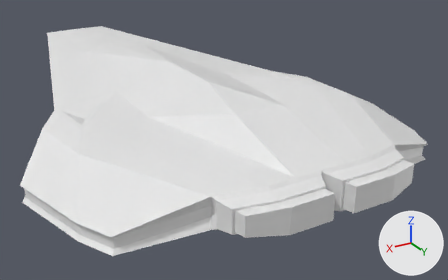
Renders of the FBX model Assets/Models/Arrow.fbx from each side of a commit.
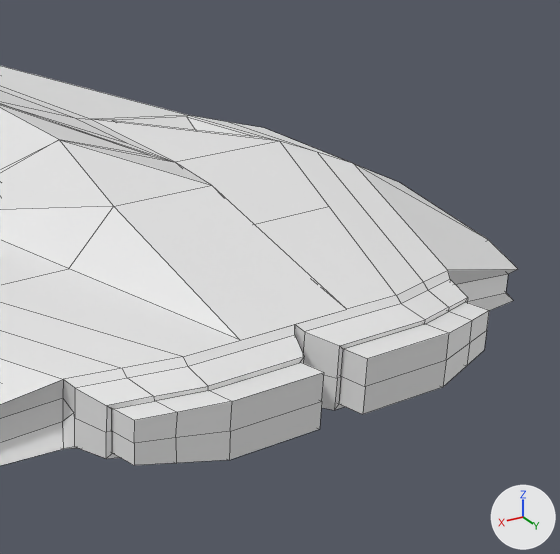
Each version is shown whole from a 50 mm lens placed at (3.29, 6.69, 2.62), pointed at (-0.54, 0.31, -0.57), then close up on the part from 40% to 100% of the width and 6% to 100% of the height. The axes (+X, +Y, +Z) are drawn at lower right. The lights are the same throughout. The close-ups show mesh edges as thin lines. Where no turn or scale is listed for an object, it has been applied to the vertices.

In view in the first close-up: 'CenterLine', 'Cockpit', 'EngineExhaust.001', 'EngineExhaust.002', 'MainHull'.
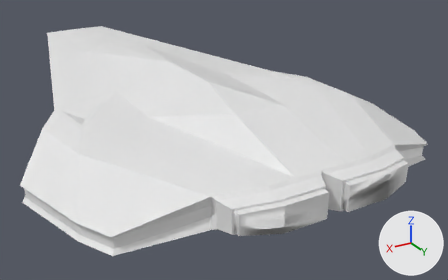
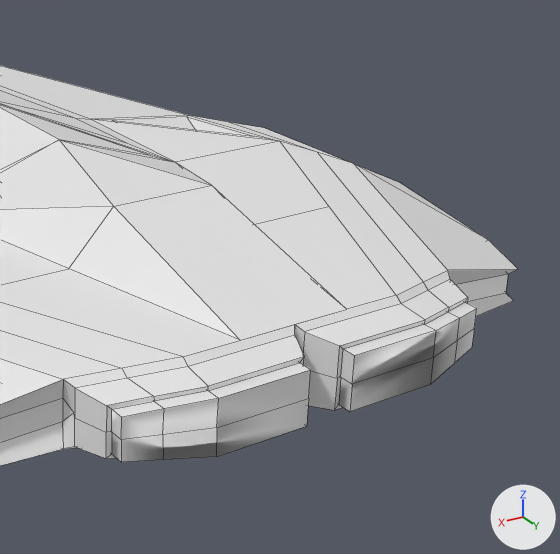
Where the newer file only moved an object's origin or applied its transform, the numbers keep the older frame.

The change, as a list of edits to the scene's bpy script:
```text
Change me_cube_006:
    where me_cube_006.from_pydata(...)  # 24 vertices, 22 faces; spans x -0.506..0.356, y -0.145..0.119, z -0.132..0.132
    used by ob_engineexhaust_002; location = (0.592, 3.058, 0.0)
    verts and faces of me_cube_006; kept vertices keep their numbers, new ones are numbered from 24
    before: 0 (-0.013, -0.027, 0.0), 1 (-0.015, -0.027, 0.132), 2 (-0.015, -0.027, -0.132), 3 (-0.476, -0.027, 0.0), 4 (0.197, -0.094, 0.0)
    before: 5 (0.356, -0.145, 0.0), 6 (0.194, -0.093, -0.114), 7 (0.194, -0.093, 0.114), 8 (-0.476, -0.027, -0.132), 9 (-0.476, -0.027, 0.132)
    before: 10 (0.356, -0.145, -0.1), 11 (0.356, -0.145, 0.1), 12 (-0.044, 0.119, 0.0) at pixel (230, 431), 13 (-0.046, 0.119, 0.132) at pixel (232, 401), 14 (-0.046, 0.119, -0.132) at pixel (229, 460)
    before: 15 (-0.506, 0.119, 0.0) at pixel (321, 401), 16 (0.167, 0.052, 0.0) at pixel (175, 437), 17 (0.326, 0.002, 0.0) at pixel (134, 443), 18 (0.164, 0.053, -0.114) at pixel (176, 463), 19 (0.164, 0.053, 0.114) at pixel (177, 412)
    before: 20 (-0.506, 0.119, -0.132) at pixel (319, 429), 21 (-0.506, 0.119, 0.132) at pixel (324, 372), 22 (0.326, 0.002, -0.1) at pixel (134, 465), 23 (0.326, 0.002, 0.1) at pixel (134, 420)
    me_cube_006 part 1
    add delete_faces([(0, 1, 9, 3), (0, 3, 8, 2), (4, 5, 11, 7), (4, 6, 10, 5), (0, 4, 7, 1)])
    add for i in [12, 13, 14]: verts[i] += (0.031, -0.046, 0.0)
    add for i in [15, 16, *range(18, 22)]: verts[i] += (0.03, -0.046, 0.0)
    add for i in [17, 22, 23]: verts[i] += (0.03, -0.047, 0.0)
    add faces += [(0, 12, 14, 2), (0, 3, 9, 1), (0, 2, 8, 3), (4, 7, 11, 5), (4, 5, 10, 6), (4, 6, 18, 16)]
    add faces += [(0, 1, 7, 4), (0, 4, 16, 12)]
Change me_cube_005:
    where me_cube_005.from_pydata(...)  # 24 vertices, 22 faces; spans x -0.356..0.506, y -0.145..0.119, z -0.132..0.132
    used by ob_engineexhaust_001; location = (-0.623, 3.058, 0.0)
    verts and faces of me_cube_005; kept vertices keep their numbers, new ones are numbered from 24
    before: 0 (0.044, -0.027, 0.0), 1 (0.046, -0.027, 0.132), 2 (0.046, -0.027, -0.132), 3 (0.506, -0.027, 0.0), 4 (-0.167, -0.094, 0.0)
    before: 5 (-0.326, -0.145, 0.0), 6 (-0.164, -0.093, -0.114), 7 (-0.164, -0.093, 0.114), 8 (0.506, -0.027, -0.132), 10 (-0.326, -0.145, -0.1)
    before: 11 (-0.326, -0.145, 0.1), 12 (0.013, 0.119, 0.0) at pixel (446, 360), 13 (0.015, 0.119, 0.132) at pixel (449, 332), 14 (0.015, 0.119, -0.132) at pixel (442, 387), 15 (0.476, 0.119, 0.0) at pixel (365, 386)
    before: 16 (-0.197, 0.052, 0.0) at pixel (469, 342), 17 (-0.356, 0.002, 0.0) at pixel (486, 330), 18 (-0.194, 0.053, -0.114) at pixel (466, 365), 19 (-0.194, 0.053, 0.114) at pixel (472, 320), 20 (0.476, 0.119, -0.132) at pixel (362, 414)
    before: 21 (0.476, 0.119, 0.132) at pixel (367, 358), 22 (-0.356, 0.002, -0.1) at pixel (484, 350), 23 (-0.356, 0.002, 0.1) at pixel (489, 310)
    me_cube_005 part 2
    add delete_faces([(0, 2, 8, 3), (4, 7, 11, 5), (4, 5, 10, 6)])
    add for i in [12, 13, 14]: verts[i] += (0.031, -0.046, 0.0)
    add for i in [15, 16, *range(18, 22)]: verts[i] += (0.03, -0.046, 0.0)
    add for i in [17, 22, 23]: verts[i] += (0.03, -0.047, 0.0)
    add faces += [(0, 12, 13, 1), (0, 12, 15, 3), (0, 3, 8, 2), (4, 5, 11, 7), (4, 6, 10, 5), (0, 2, 14, 12)]
    add faces += [(0, 4, 16, 12), (4, 16, 18, 6)]
```

Pixel boxes [x1, y1, x2, y2] of what changed, in the close-ups (560 x 554 px):
'EngineExhaust.002', reshaped (6% narrower): before [112, 362, 324, 465]; after [112, 363, 311, 462]
'EngineExhaust.001', reshaped (8% narrower): before [339, 302, 489, 414]; after [339, 303, 477, 411]
